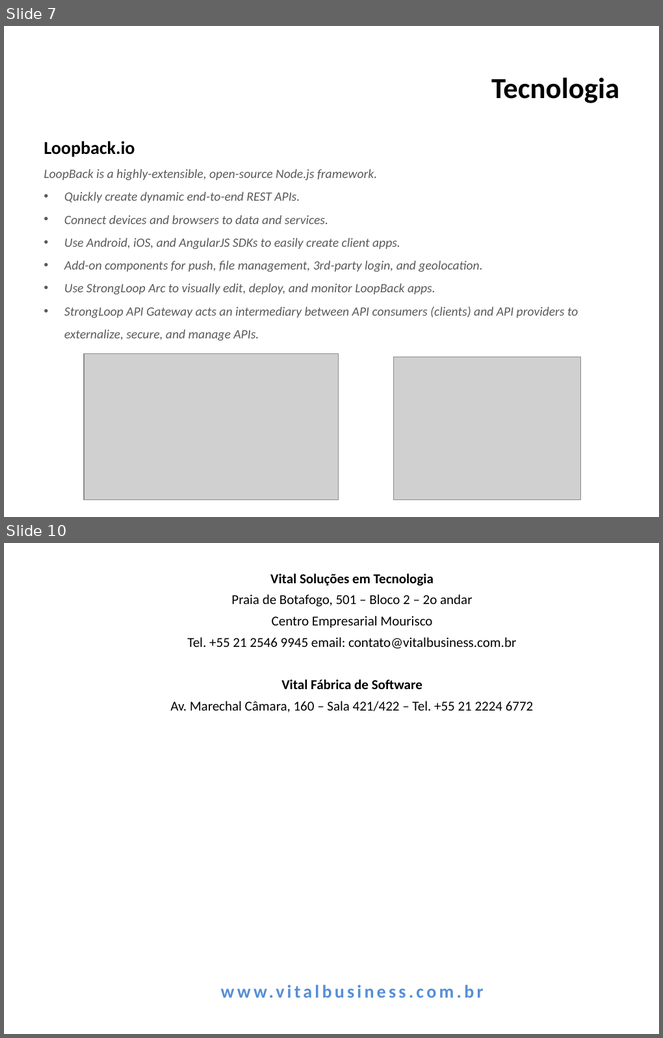
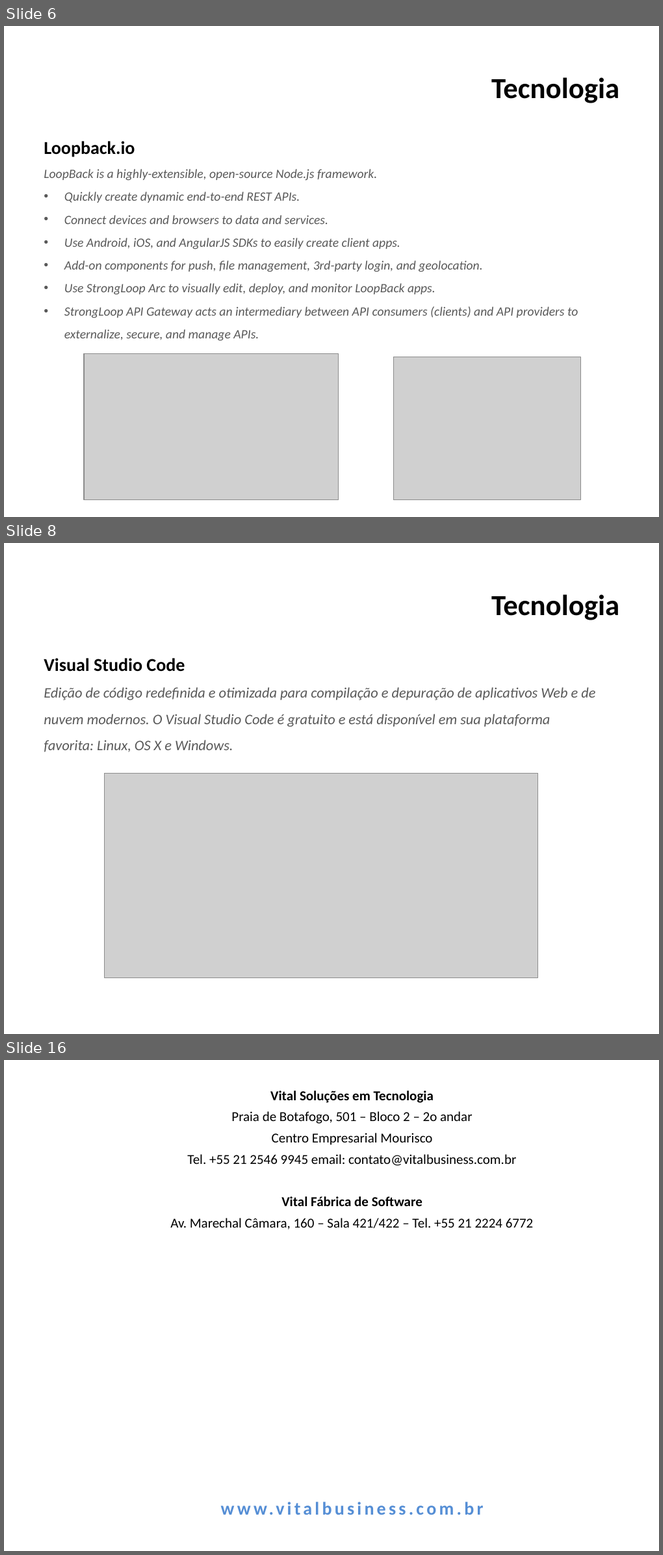
Before and after one commit to felcerreia/LoopbackRestApiTests, a slide deck: slides/POC-StrongLoop.pptx. Shown one above the other, each under a label of ours: slides 7 and 10 before the commit, slides 6, 8 and 16 after it; the slides between them are not shown. The pictures are 663x1038 and 663x1555 pixels, drawn with LibreOffice and Linux fonts; fonts in the diff are those of the drawing; grey boxes stand for pictures; background and template pictures are left out. Boxes give left, top, right and bottom in pixels: in the first picture for what was removed or moved away, otherwise in the second. Text is boxed around its words. In the diff, an @@ line names an element or a change of style, - is before the commit and + after.

```diff
--- a/slides/POC-StrongLoop.pptx
+++ b/slides/POC-StrongLoop.pptx
@@ slide 8 added at [4, 543, 659, 1034], background picture (left out) @@
@@ title added at [492, 594, 620, 620], 32 pt, text #000000, bold @@
+Tecnologia
@@ text added at [44, 658, 596, 752], 16 pt, text #595959, italic @@
+Visual Studio Code
+Edição de código redefinida e otimizada para compilação e depuração de aplicativos Web e de nuvem modernos. O Visual Studio Code é gratuito e está disponível em sua plataforma favorita: Linux, OS X e Windows.
@@ picture added at [104, 773, 538, 977] @@
@@ what was slide 7 is now slide 6 @@
@@ what was slide 10 is now slide 16 @@
```
Also in this commit, not shown: 4 slides changed, 7 other slides added, 2 slides removed, 1 other file.
